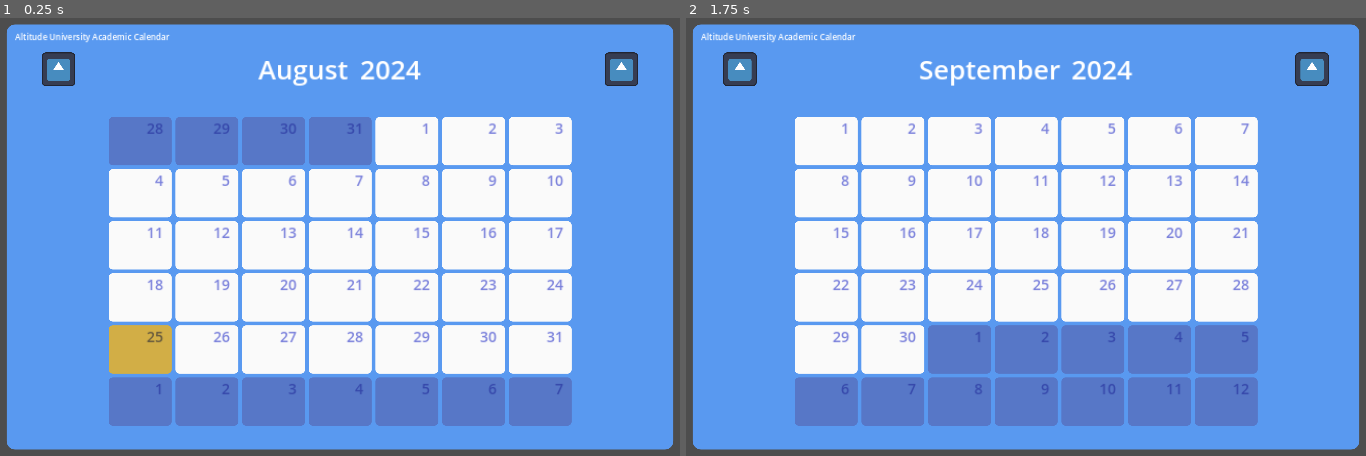
Above: before the commit, frames 1-2 (left to right).
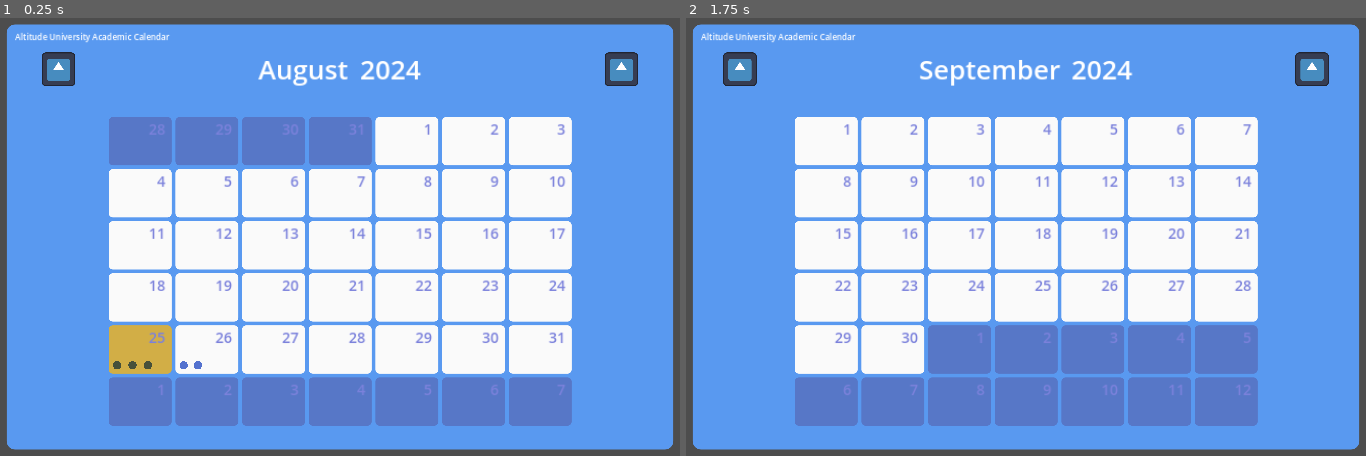
Above: after the commit, the same moments.

Repository: kyle-hessel/godot-narrative-prototype
Game: Godot game, scene res://scenes/UI/calendar_ui.tscn
The game is run twice, just before and just after one commit, with the same random seed, the same clock (stepped at 60 frames per second) and the same inputs. This scene is started directly instead of the project's main scene. The engine's default icon, where the game draws it, is replaced by a stand-in: a white triangle on a blue panel in a dark square.
Inputs (mouse positions are in pixels of both pictures, inside the frame that each line leads up to):
- Up to frame 1 (0.25 s): no input
- Up to frame 2 (1.75 s): tap Enter at 0.5 s; move the mouse to (747, 70) at 0.52 s; press the mouse at (747, 70) at 0.53 s; hold D (right) 0.53-1.28 s; tap Space (jump) at 0.77, 1.25, 1.52 s; move the mouse to (1304, 70) at 1.27 s; release the mouse at (1304, 70) at 1.28 s; hold S (backward) from 1.28 s (still down); tap 1 (combat_action1) at 1.35 s; click (1304, 70) at 1.55 s

The runs differ from the first frame. In frame 1, 1.5% of the frame differs, in the area x 16-84%, y 23-87%; in frame 2, 1.4%.
Error after the commit: Invalid access to property or key 'calendar_year_num' on a base object of type 'Nil'. (res://scripts/UI/date_ui.gd:11)

Commit message:
Added event indicators to date_ui that are created dynamically based on how many events are in that day. There's nothing special to them yet, just a first pass at implementing such a concept. This forced me to rewrite how date_ui pulls in calendar year/month resource data, and the new version is far cleaner: date_ui's do now load the year and month on spawn, but it is no longer dynamically fetched per-instance: it is fed into each instance from calendar_ui upon their creation, so under the hood they should all just presumably have a pointer to the data living in date_ui that was already pulled into memory. This should be pretty efficient. I'm also having to spawn these in a function on date_ui called init_events that is called after instance spawn and config, as _ready is just too early in the process and throws errors - it likely occurs before any data is passed into the empty variables sitting in the DateUI class. This method should work fine.

Diff:
--- a/scenes/UI/date_ui.tscn
+++ b/scenes/UI/date_ui.tscn
@@ -27,16 +27,27 @@
 
 [node name="DatePanelMargin" type="MarginContainer" parent="DatePanel"]
 layout_mode = 2
-theme_override_constants/margin_left = 0
-theme_override_constants/margin_top = -40
+theme_override_constants/margin_left = 10
+theme_override_constants/margin_top = 20
 theme_override_constants/margin_right = 20
-theme_override_constants/margin_bottom = 20
+theme_override_constants/margin_bottom = 10
 
-[node name="DateNumber" type="Label" parent="DatePanel/DatePanelMargin"]
+[node name="EventsGrid" type="GridContainer" parent="DatePanel/DatePanelMargin"]
 layout_mode = 2
+size_flags_vertical = 8
+theme_override_constants/h_separation = -10
+columns = 3
+
+[node name="DateNumber" type="Label" parent="."]
+layout_direction = 3
+layout_mode = 2
+offset_left = -61.0
+offset_top = -53.0
+offset_right = -41.0
+offset_bottom = -1.0
+size_flags_horizontal = 0
 theme_override_colors/font_color = Color(0.482353, 0.505882, 0.858824, 1)
 theme_override_font_sizes/font_size = 35
 text = "0"
-horizontal_alignment = 2
 
 [connection signal="gui_input" from="DatePanel" to="." method="_on_date_panel_gui_input"]
--- /dev/null
+++ b/scenes/UI/date_ui_event_indicator.tscn
@@ -0,0 +1,14 @@
+[gd_scene load_steps=2 format=3 uid="uid://b6f8rsywbk76a"]
+
+[sub_resource type="SphereMesh" id="SphereMesh_kkswp"]
+
+[node name="date_ui_event_indicator" type="Control"]
+layout_mode = 3
+anchors_preset = 0
+size_flags_horizontal = 3
+
+[node name="MeshInstance2D" type="MeshInstance2D" parent="."]
+modulate = Color(0.329412, 0.447059, 0.811765, 1)
+position = Vector2(10, -10)
+scale = Vector2(20, 20)
+mesh = SubResource("SphereMesh_kkswp")
--- a/scripts/UI/calendar_ui.gd
+++ b/scripts/UI/calendar_ui.gd
@@ -55,12 +55,17 @@
 		date_ui_inst.in_current_month = true
 		date_ui_inst.date_number.text = str(d + 1)
 		date_ui_inst.calendar_day_num = d
+		date_ui_inst.calendar_year = year
+		date_ui_inst.calendar_month = month
 		if month == GameManager.calendar_manager.month:
 			if d == current_day:
 				date_ui_inst.date_panel.modulate = "d6b247"
 
+		date_ui_inst.init_events()
+
 	# populate DaysGrid with any days from the next month that show up in the last week row.
 	print(%DaysGrid.get_children().size())
+
 	var remaining_days_to_fill: int = 42 - %DaysGrid.get_children().size()
 
 	generate_date_grid_next_month(remaining_days_to_fill)
--- a/scripts/UI/date_ui.gd
+++ b/scripts/UI/date_ui.gd
@@ -3,9 +3,17 @@
 class_name DateUI
 
 @onready var date_panel: PanelContainer = $DatePanel
-@onready var date_number: Label = $DatePanel/DatePanelMargin/DateNumber
+@onready var date_number: Label = $DateNumber
+@onready var events_grid: GridContainer = $DatePanel/DatePanelMargin/EventsGrid
 
+var event_indicator: PackedScene = preload("res://scenes/UI/date_ui_event_indicator.tscn")
+
+var calendar_year_num: int = UIManager.calendar_ui_inst.calendar_year_num
+var calendar_month_num: int = UIManager.calendar_ui_inst.calendar_month_num
 var calendar_day_num: int
+var calendar_year: Year
+var calendar_month: Month
+var calendar_day: Day
 var in_current_month: bool
 
 func _ready():
@@ -14,32 +22,15 @@
 func _process(delta: float) -> void:
 	pass
 
+func init_events() -> void:
+	print(calendar_month.title)
+	calendar_day = calendar_month.days[calendar_day_num]
+
+	for e in calendar_day.events.keys():
+		var event_indicator_inst: Control = event_indicator.instantiate()
+		events_grid.add_child(event_indicator_inst)
+
 func _on_date_panel_gui_input(event: InputEvent):
 	if event.is_action_pressed("gui_select") && in_current_month:
-		# fetch year and month here instead of at the initialization of EVERY date_ui instance. The information will
-		# almost never be needed for *all* of them, so it will be more efficient to just fetch this on the fly as requested.
-		var calendar_year_num: int = UIManager.calendar_ui_inst.calendar_year_num
-		var calendar_month_num: int = UIManager.calendar_ui_inst.calendar_month_num
-
-		# if the UI's month and year matches the current month and year, just use that data, as it is faster than loading again from a resource.
-		# it makes sense to check for this first, as it is the most likely outcome (players will check the calendar for the given month they are in most often).
-		if UIManager.calendar_ui_inst.calendar_year_num == GameManager.calendar_manager.current_year_num && UIManager.calendar_ui_inst.calendar_month_num == GameManager.calendar_manager.current_month_num:
-			var year_fetch: Year = GameManager.calendar_manager.year
-			var month_fetch: Month = GameManager.calendar_manager.month
-
-			var day_fetch: Day = month_fetch.days[calendar_day_num]
-
-			print(month_fetch.title + " " + str(calendar_day_num + 1) + ", " + str(year_fetch.number))
-			GameManager.calendar_manager.print_date_events(day_fetch)
-
-		# if the UI's month/year do NOT match the current month and year, that means the player is moving around the calendar.
-		# in this case, we have to dynamically load this data in again briefly.
-		else:
-			var year_fetch: Year = load(GameManager.calendar_manager.game_calendar.years[calendar_year_num].resource_path)
-			var month_fetch: Month = load(year_fetch.months[calendar_month_num].resource_path)
-
-			# keep in mind the resources have already been loaded, now we're just fetching them from the variable that stored said load().
-			var day_fetch: Day = month_fetch.days[calendar_day_num]
-
-			print(month_fetch.title + " " + str(calendar_day_num + 1) + ", " + str(year_fetch.number))
-			GameManager.calendar_manager.print_date_events(day_fetch)
+		print(calendar_month.title + " " + str(calendar_day_num + 1) + ", " + str(calendar_year.number))
+		GameManager.calendar_manager.print_date_events(calendar_day)
--- a/scripts/resources/calendars/college_calendar.tres
+++ b/scripts/resources/calendars/college_calendar.tres
@@ -267,14 +267,470 @@
 wind_multiplier = 0.0
 events = {}
 
+[sub_resource type="Resource" id="Resource_d8j0q"]
+script = ExtResource("3_4gypd")
+week_day = 0
+holiday = "none"
+weather = 0
+wind_multiplier = 0.0
+events = {}
+
+[sub_resource type="Resource" id="Resource_0uosm"]
+script = ExtResource("3_4gypd")
+week_day = 1
+holiday = "none"
+weather = 0
+wind_multiplier = 0.0
+events = {}
+
+[sub_resource type="Resource" id="Resource_hapuf"]
+script = ExtResource("3_4gypd")
+week_day = 2
+holiday = "none"
+weather = 0
+wind_multiplier = 0.0
+events = {}
+
+[sub_resource type="Resource" id="Resource_0wvra"]
+script = ExtResource("3_4gypd")
+week_day = 3
+holiday = "none"
+weather = 0
+wind_multiplier = 0.0
+events = {}
+
+[sub_resource type="Resource" id="Resource_yprm3"]
+script = ExtResource("3_4gypd")
+week_day = 4
+holiday = "none"
+weather = 0
+wind_multiplier = 0.0
+events = {}
+
+[sub_resource type="Resource" id="Resource_ebym4"]
+script = ExtResource("3_4gypd")
+week_day = 5
+holiday = "none"
+weather = 0
+wind_multiplier = 0.0
+events = {}
+
+[sub_resource type="Resource" id="Resource_nyvb4"]
+script = ExtResource("3_4gypd")
+week_day = 6
+holiday = "none"
+weather = 0
+wind_multiplier = 0.0
+events = {}
+
+[sub_resource type="Resource" id="Resource_abevx"]
+script = ExtResource("3_4gypd")
+week_day = 0
+holiday = "none"
+weather = 0
+wind_multiplier = 0.0
+events = {}
+
+[sub_resource type="Resource" id="Resource_o2jmp"]
+script = ExtResource("3_4gypd")
+week_day = 1
+holiday = "none"
+weather = 0
+wind_multiplier = 0.0
+events = {}
+
+[sub_resource type="Resource" id="Resource_lsg4y"]
+script = ExtResource("3_4gypd")
+week_day = 2
+holiday = "none"
+weather = 0
+wind_multiplier = 0.0
+events = {}
+
+[sub_resource type="Resource" id="Resource_63m7c"]
+script = ExtResource("3_4gypd")
+week_day = 3
+holiday = "none"
+weather = 0
+wind_multiplier = 0.0
+events = {}
+
+[sub_resource type="Resource" id="Resource_sht0m"]
+script = ExtResource("3_4gypd")
+week_day = 4
+holiday = "none"
+weather = 0
+wind_multiplier = 0.0
+events = {}
+
+[sub_resource type="Resource" id="Resource_bsumn"]
+script = ExtResource("3_4gypd")
+week_day = 5
+holiday = "none"
+weather = 0
+wind_multiplier = 0.0
+events = {}
+
+[sub_resource type="Resource" id="Resource_cmfmf"]
+script = ExtResource("3_4gypd")
+week_day = 6
+holiday = "none"
+weather = 0
+wind_multiplier = 0.0
+events = {}
+
+[sub_resource type="Resource" id="Resource_ihkqv"]
+script = ExtResource("3_4gypd")
+week_day = 0
+holiday = "none"
+weather = 0
+wind_multiplier = 0.0
+events = {}
+
+[sub_resource type="Resource" id="Resource_juhro"]
+script = ExtResource("3_4gypd")
+week_day = 1
+holiday = "none"
+weather = 0
+wind_multiplier = 0.0
+events = {}
+
+[sub_resource type="Resource" id="Resource_7pnr2"]
+script = ExtResource("3_4gypd")
+week_day = 2
+holiday = "none"
+weather = 0
+wind_multiplier = 0.0
+events = {}
+
+[sub_resource type="Resource" id="Resource_fshq3"]
+script = ExtResource("3_4gypd")
+week_day = 3
+holiday = "none"
+weather = 0
+wind_multiplier = 0.0
+events = {}
+
+[sub_resource type="Resource" id="Resource_evqmh"]
+script = ExtResource("3_4gypd")
+week_day = 4
+holiday = "none"
+weather = 0
+wind_multiplier = 0.0
+events = {}
+
+[sub_resource type="Resource" id="Resource_w1vrn"]
+script = ExtResource("3_4gypd")
+week_day = 5
+holiday = "none"
+weather = 0
+wind_multiplier = 0.0
+events = {}
+
+[sub_resource type="Resource" id="Resource_wbghb"]
+script = ExtResource("3_4gypd")
+week_day = 6
+holiday = "none"
+weather = 0
+wind_multiplier = 0.0
+events = {}
+
+[sub_resource type="Resource" id="Resource_wsw80"]
+script = ExtResource("3_4gypd")
+week_day = 0
+holiday = "none"
+weather = 0
+wind_multiplier = 0.0
+events = {}
+
+[sub_resource type="Resource" id="Resource_tyqdp"]
+script = ExtResource("3_4gypd")
+week_day = 1
+holiday = "none"
+weather = 0
+wind_multiplier = 0.0
+events = {}
+
+[sub_resource type="Resource" id="Resource_n82ke"]
+script = ExtResource("3_4gypd")
+week_day = 2
+holiday = "none"
+weather = 0
+wind_multiplier = 0.0
+events = {}
+
+[sub_resource type="Resource" id="Resource_ykvmt"]
+script = ExtResource("3_4gypd")
+week_day = 3
+holiday = "none"
+weather = 0
+wind_multiplier = 0.0
+events = {}
+
+[sub_resource type="Resource" id="Resource_ubkar"]
+script = ExtResource("3_4gypd")
+week_day = 4
+holiday = "none"
+weather = 0
+wind_multiplier = 0.0
+events = {}
+
+[sub_resource type="Resource" id="Resource_i32dp"]
+script = ExtResource("3_4gypd")
+week_day = 5
+holiday = "none"
+weather = 0
+wind_multiplier = 0.0
+events = {}
+
 [sub_resource type="Resource" id="Resource_5f64d"]
 script = ExtResource("4_eoh72")
 title = "February"
-days = Array[ExtResource("3_4gypd")]([SubResource("Resource_mdl4m"), null, null, null, null, null, null, null, null, null, null, null, null, null, null, null, null, null, null, null, null, null, null, null, null, null, null, null])
+days = Array[ExtResource("3_4gypd")]([SubResource("Resource_mdl4m"), SubResource("Resource_d8j0q"), SubResource("Resource_0uosm"), SubResource("Resource_hapuf"), SubResource("Resource_0wvra"), SubResource("Resource_yprm3"), SubResource("Resource_ebym4"), SubResource("Resource_nyvb4"), SubResource("Resource_abevx"), SubResource("Resource_o2jmp"), SubResource("Resource_lsg4y"), SubResource("Resource_63m7c"), SubResource("Resource_sht0m"), SubResource("Resource_bsumn"), SubResource("Resource_cmfmf"), SubResource("Resource_ihkqv"), SubResource("Resource_juhro"), SubResource("Resource_7pnr2"), SubResource("Resource_fshq3"), SubResource("Resource_evqmh"), SubResource("Resource_w1vrn"), SubResource("Resource_wbghb"), SubResource("Resource_wsw80"), SubResource("Resource_tyqdp"), SubResource("Resource_n82ke"), SubResource("Resource_ykvmt"), SubResource("Resource_ubkar"), SubResource("Resource_i32dp")])
 
 [sub_resource type="Resource" id="Resource_1invq"]
 script = ExtResource("3_4gypd")
 week_day = 6
+holiday = "none"
+weather = 0
+wind_multiplier = 0.0
+events = {}
+
+[sub_resource type="Resource" id="Resource_ct5ca"]
+script = ExtResource("3_4gypd")
+week_day = 0
+holiday = "none"
+weather = 0
+wind_multiplier = 0.0
+events = {}
+
+[sub_resource type="Resource" id="Resource_upiyw"]
+script = ExtResource("3_4gypd")
+week_day = 1
+holiday = "none"
+weather = 0
+wind_multiplier = 0.0
+events = {}
+
+[sub_resource type="Resource" id="Resource_6nyrk"]
+script = ExtResource("3_4gypd")
+week_day = 2
+holiday = "none"
+weather = 0
+wind_multiplier = 0.0
+events = {}
+
+[sub_resource type="Resource" id="Resource_pg0vq"]
+script = ExtResource("3_4gypd")
+week_day = 3
+holiday = "none"
+weather = 0
+wind_multiplier = 0.0
+events = {}
+
+[sub_resource type="Resource" id="Resource_05nio"]
+script = ExtResource("3_4gypd")
+week_day = 4
+holiday = "none"
+weather = 0
+wind_multiplier = 0.0
+events = {}
+
+[sub_resource type="Resource" id="Resource_eaj3h"]
+script = ExtResource("3_4gypd")
+week_day = 5
+holiday = "none"
+weather = 0
+wind_multiplier = 0.0
+events = {}
+
+[sub_resource type="Resource" id="Resource_wfhe8"]
+script = ExtResource("3_4gypd")
+week_day = 6
+holiday = "none"
+weather = 0
+wind_multiplier = 0.0
+events = {}
+
+[sub_resource type="Resource" id="Resource_qpknt"]
+script = ExtResource("3_4gypd")
+week_day = 0
+holiday = "none"
+weather = 0
+wind_multiplier = 0.0
+events = {}
+
+[sub_resource type="Resource" id="Resource_ypgei"]
+script = ExtResource("3_4gypd")
+week_day = 1
+holiday = "none"
+weather = 0
+wind_multiplier = 0.0
+events = {}
+
+[sub_resource type="Resource" id="Resource_0ubyr"]
+script = ExtResource("3_4gypd")
+week_day = 2
+holiday = "none"
+weather = 0
+wind_multiplier = 0.0
+events = {}
+
+[sub_resource type="Resource" id="Resource_4kvxr"]
+script = ExtResource("3_4gypd")
+week_day = 3
+holiday = "none"
+weather = 0
+wind_multiplier = 0.0
+events = {}
+
+[sub_resource type="Resource" id="Resource_h3y86"]
+script = ExtResource("3_4gypd")
+week_day = 4
+holiday = "none"
+weather = 0
+wind_multiplier = 0.0
+events = {}
+
+[sub_resource type="Resource" id="Resource_vqq1c"]
+script = ExtResource("3_4gypd")
+week_day = 5
+holiday = "none"
+weather = 0
+wind_multiplier = 0.0
+events = {}
+
+[sub_resource type="Resource" id="Resource_7eoy2"]
+script = ExtResource("3_4gypd")
+week_day = 6
+holiday = "none"
+weather = 0
+wind_multiplier = 0.0
+events = {}
+
+[sub_resource type="Resource" id="Resource_yullh"]
+script = ExtResource("3_4gypd")
+week_day = 0
+holiday = "none"
+weather = 0
+wind_multiplier = 0.0
+events = {}
+
+[sub_resource type="Resource" id="Resource_re3he"]
+script = ExtResource("3_4gypd")
+week_day = 1
+holiday = "none"
+weather = 0
+wind_multiplier = 0.0
+events = {}
+
+[sub_resource type="Resource" id="Resource_uj74u"]
+script = ExtResource("3_4gypd")
+week_day = 2
+holiday = "none"
+weather = 0
+wind_multiplier = 0.0
+events = {}
+
+[sub_resource type="Resource" id="Resource_vyhhk"]
+script = ExtResource("3_4gypd")
+week_day = 3
+holiday = "none"
+weather = 0
+wind_multiplier = 0.0
+events = {}
+
+[sub_resource type="Resource" id="Resource_ddt03"]
+script = ExtResource("3_4gypd")
+week_day = 4
+holiday = "none"
+weather = 0
+wind_multiplier = 0.0
+events = {}
+
+[sub_resource type="Resource" id="Resource_ghkca"]
+script = ExtResource("3_4gypd")
+week_day = 5
+holiday = "none"
+weather = 0
+wind_multiplier = 0.0
+events = {}
+
+[sub_resource type="Resource" id="Resource_4tgib"]
+script = ExtResource("3_4gypd")
+week_day = 6
+holiday = "none"
+weather = 0
+wind_multiplier = 0.0
+events = {}
+
+[sub_resource type="Resource" id="Resource_1cck1"]
+script = ExtResource("3_4gypd")
+week_day = 0
+holiday = "none"
+weather = 0
+wind_multiplier = 0.0
+events = {}
+
+[sub_resource type="Resource" id="Resource_4plta"]
+script = ExtResource("3_4gypd")
+week_day = 1
+holiday = "none"
+weather = 0
+wind_multiplier = 0.0
+events = {}
+
+[sub_resource type="Resource" id="Resource_lwt5e"]
+script = ExtResource("3_4gypd")
+week_day = 2
+holiday = "none"
+weather = 0
+wind_multiplier = 0.0
+events = {}
+
+[sub_resource type="Resource" id="Resource_s6qye"]
+script = ExtResource("3_4gypd")
+week_day = 3
+holiday = "none"
+weather = 0
+wind_multiplier = 0.0
+events = {}
+
+[sub_resource type="Resource" id="Resource_ty6ls"]
+script = ExtResource("3_4gypd")
+week_day = 4
+holiday = "none"
+weather = 0
+wind_multiplier = 0.0
+events = {}
+
+[sub_resource type="Resource" id="Resource_t6eme"]
+script = ExtResource("3_4gypd")
+week_day = 5
+holiday = "none"
+weather = 0
+wind_multiplier = 0.0
+events = {}
+
+[sub_resource type="Resource" id="Resource_yfkqi"]
+script = ExtResource("3_4gypd")
+week_day = 6
+holiday = "none"
+weather = 0
+wind_multiplier = 0.0
+events = {}
+
+[sub_resource type="Resource" id="Resource_fiu6w"]
+script = ExtResource("3_4gypd")
+week_day = 0
+holiday = "none"
+weather = 0
+wind_multiplier = 0.0
+events = {}
+
+[sub_resource type="Resource" id="Resource_toptl"]
+script = ExtResource("3_4gypd")
+week_day = 1
 holiday = "none"
 weather = 0
 wind_multiplier = 0.0
@@ -283,7 +739,7 @@
 [sub_resource type="Resource" id="Resource_yhylt"]
 script = ExtResource("4_eoh72")
 title = "March"
-days = Array[ExtResource("3_4gypd")]([SubResource("Resource_1invq"), null, null, null, null, null, null, null, null, null, null, null, null, null, null, null, null, null, null, null, null, null, null, null, null, null, null, null, null, null, null])
+days = Array[ExtResource("3_4gypd")]([SubResource("Resource_1invq"), SubResource("Resource_ct5ca"), SubResource("Resource_upiyw"), SubResource("Resource_6nyrk"), SubResource("Resource_pg0vq"), SubResource("Resource_05nio"), SubResource("Resource_eaj3h"), SubResource("Resource_wfhe8"), SubResource("Resource_qpknt"), SubResource("Resource_ypgei"), SubResource("Resource_0ubyr"), SubResource("Resource_4kvxr"), SubResource("Resource_h3y86"), SubResource("Resource_vqq1c"), SubResource("Resource_7eoy2"), SubResource("Resource_yullh"), SubResource("Resource_re3he"), SubResource("Resource_uj74u"), SubResource("Resource_vyhhk"), SubResource("Resource_ddt03"), SubResource("Resource_ghkca"), SubResource("Resource_4tgib"), SubResource("Resource_1cck1"), SubResource("Resource_4plta"), SubResource("Resource_lwt5e"), SubResource("Resource_s6qye"), SubResource("Resource_ty6ls"), SubResource("Resource_t6eme"), SubResource("Resource_yfkqi"), SubResource("Resource_fiu6w"), SubResource("Resource_toptl")])
 
 [sub_resource type="Resource" id="Resource_x8jm4"]
 script = ExtResource("3_8yevr")
--- a/scripts/resources/days/first_day.tres
+++ b/scripts/resources/days/first_day.tres
@@ -4,11 +4,12 @@
 
 [resource]
 script = ExtResource("1_k4rcq")
-week_day = "Sunday"
+week_day = 0
 holiday = "none"
 weather = 0
 wind_multiplier = 0.0
 events = {
+"Attend": "orientation",
 "Hangout": "Peter",
 "Move": "dorm"
 }
--- a/scripts/resources/years/2024.tres
+++ b/scripts/resources/years/2024.tres
@@ -533,7 +533,9 @@
 holiday = "Halloween"
 weather = 0
 wind_multiplier = 0.0
-events = {}
+events = {
+"Hangout": "Sasha"
+}
 
 [sub_resource type="Resource" id="Resource_y3cjq"]
 script = ExtResource("2_wakui")
Not shown: 1 places in scripts/resources/calendars/college_calendar.tres that only renumber resources
